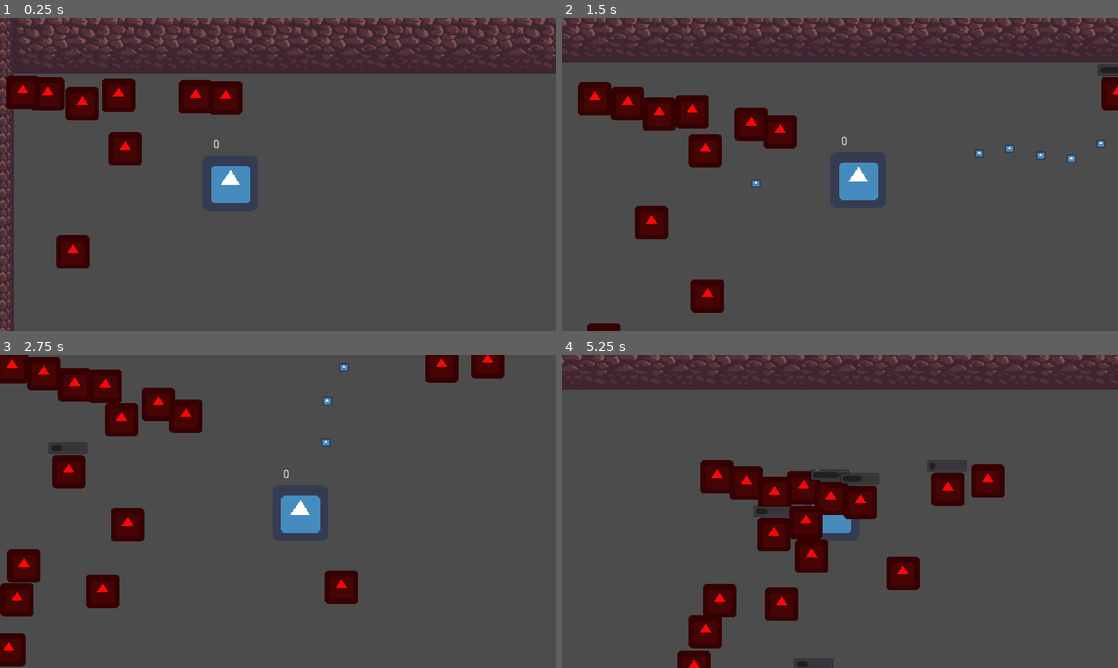
Above: before the commit, frames 1-4 (two rows, left to right).
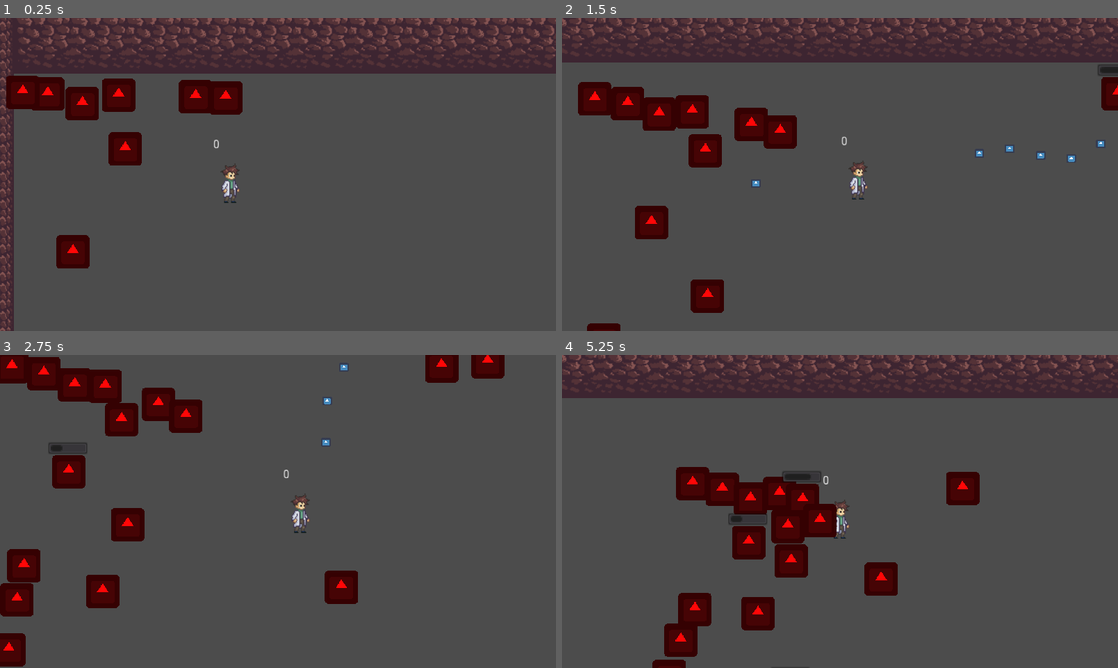
Above: after the commit, the same moments.

Repository: diegoteran/LudumDare52
Game: Godot game, scene res://world/world.tscn
The game is run twice, just before and just after one commit, with the same random seed, the same clock (stepped at 60 frames per second) and the same inputs. The engine's default icon, where the game draws it, is replaced by a stand-in: a white triangle on a blue panel in a dark square.
Inputs (mouse positions are in pixels of both pictures, inside the frame that each line leads up to):
- Up to frame 1 (0.25 s): no input
- Up to frame 2 (1.5 s): move the mouse to (962, 158) at 0.52 s; press the mouse at (962, 158) at 0.53 s; hold D (move_right) 0.53-1.28 s; move the mouse to (728, 190) at 1.27 s; release the mouse at (728, 190) at 1.28 s; hold S (move_down) from 1.28 s (still down); click (728, 190) at 1.35 s
- Up to frame 3 (2.75 s): move the mouse to (333, 442) at 2.02 s; release S (move_down) at 2.03 s; press the mouse at (333, 442) at 2.03 s; hold D (move_right) from 2.03 s (still down)
- Up to frame 4 (5.25 s): move the mouse to (812, 574) at 2.77 s; release D (move_right) at 2.78 s; release the mouse at (812, 574) at 2.78 s; hold W (move_up) 2.78-3.53 s; click (812, 574) at 2.85 s; move the mouse to (1006, 558) at 3.52 s; press the mouse at (1006, 558) at 3.53 s; hold A (move_left) 3.53-5.03 s; tap J (debug) at 4.15 s; move the mouse to (673, 464) at 4.27 s; release the mouse at (673, 464) at 4.28 s; click (673, 464) at 4.35 s; move the mouse to (867, 511) at 5.02 s; press the mouse at (867, 511) at 5.03 s; hold S (move_down) from 5.03 s (still down)

The runs differ from the first frame. In frame 1, 0.8% of the frame differs, in the area x 38-45%, y 46-60%; in frame 2, 0.8%; in frame 3, 0.8%; in frame 4, 14%, in the area x 0-100%, y 0-100%.
Error in both runs: Invalid call. Nonexistent function 'open_upgrade_menu_with_upgrades' in base 'Node (globals.gd)'. (res://player/Player.gd:54)

Commit message:
Ui fix, character sprite

Diff:
--- a/New folder/globals/globals.gd
+++ b/New folder/globals/globals.gd
@@ -20,3 +20,6 @@
 
 func level_root():
 	return get_tree().root
+
+func level_ui():
+	return get_tree().root.get_node("world/UI")
--- a/New folder/globals/levelManager.gd
+++ b/New folder/globals/levelManager.gd
@@ -36,7 +36,7 @@
 func open_upgrade_menu_with_upgrades(upgrade1, upgrade2):
 	Globals.paused = true
 	var menu = upgradeMenu.instance()
-	Globals.level_root().add_child(menu)
+	Globals.level_ui().add_child(menu)
 	var basePath = "res://UpgradesAndMenus/Upgrades/"
 	var upgrade1Script = load(basePath + UpgradeDict.upgrades[upgrade1])
 	menu.upgrade1.set_script(upgrade1Script)
--- a/New folder/player/Player.tscn
+++ b/New folder/player/Player.tscn
@@ -1,16 +1,16 @@
 [gd_scene load_steps=7 format=2]
 
-[ext_resource path="res://icon.png" type="Texture" id=1]
+[ext_resource path="res://assets/art/Art/character/Character.png" type="Texture" id=1]
 [ext_resource path="res://player/Player.gd" type="Script" id=2]
 [ext_resource path="res://Hitboxes and Hurtboxes/HurtBox.tscn" type="PackedScene" id=3]
 [ext_resource path="res://projectiles/weapon.tscn" type="PackedScene" id=4]
 
 [sub_resource type="CapsuleShape2D" id=1]
-radius = 18.0
-height = 0.0
+radius = 7.0
+height = 10.0
 
-[sub_resource type="CircleShape2D" id=2]
-radius = 35.0143
+[sub_resource type="CapsuleShape2D" id=2]
+radius = 7.0
 
 [node name="Player" type="KinematicBody2D"]
 script = ExtResource( 2 )
@@ -25,7 +25,8 @@
 margin_bottom = -37.0
 
 [node name="CollisionShape2D" type="CollisionShape2D" parent="."]
-position = Vector2( -1, 22 )
+position = Vector2( -1, 16 )
+rotation = 1.5708
 shape = SubResource( 1 )
 
 [node name="HurtBox" parent="." instance=ExtResource( 3 )]
--- a/New folder/world/world.tscn
+++ b/New folder/world/world.tscn
@@ -141,10 +141,14 @@
 [node name="Player" parent="." instance=ExtResource( 7 )]
 position = Vector2( 249, 126 )
 
+[node name="Enemies" type="YSort" parent="."]
+
 [node name="Camera2D" type="Camera2D" parent="."]
 current = true
 limit_left = -16
 limit_top = -64
 limit_right = 1296
-limit_bottom = 600
+limit_bottom = 714
 smoothing_enabled = true
+
+[node name="UI" type="CanvasLayer" parent="."]
